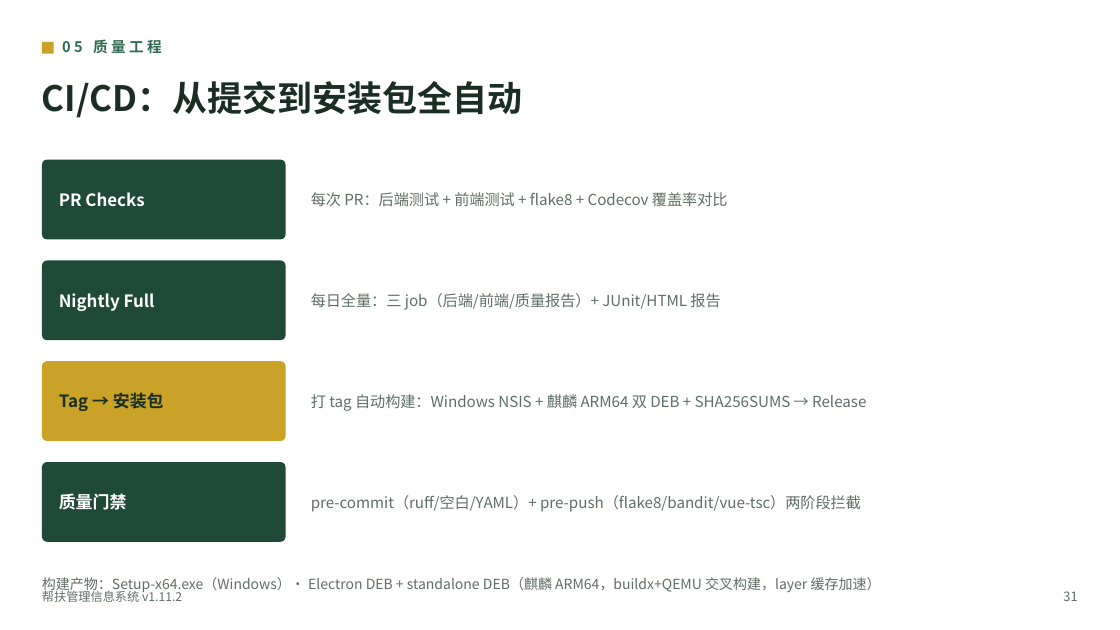
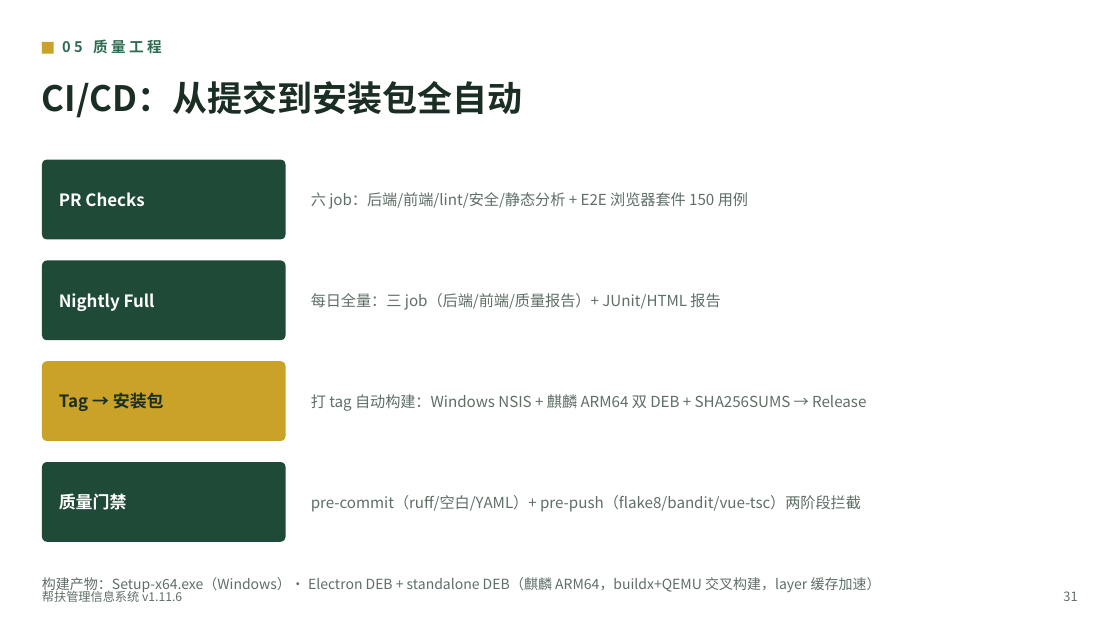
Before and after one commit to lzh745200/MRRS, a slide deck: slide 33 of docs/帮扶管理信息系统介绍.pptx. Drawn at 1120x630 pixels with LibreOffice and Linux fonts; fonts in the diff are those of the drawing. Boxes give left, top, right and bottom in pixels: in the first picture for what was removed or moved away, otherwise in the second. Text is boxed around its words. In the diff, an @@ line names an element or a change of style, - is before the commit and + after.

Commit message:
chore(release): 版本升级 1.11.6 — 深度探测循环(9 轮)收口 + PPT/文档同步
- CHANGELOG 1.11.6 段: 本会话 9 轮真实 HTTP 深探修复的 8 个缺陷
  (通行码改绑/路径双源/模板三形态/奖学金导入/悬挂村庄/并发备份/
  注册竞态/覆盖率墙钟黑洞) + E2E 入 CI 门禁 + 契约核对 0 断裂
- 版本 1.11.6 全 13 位点同步(python+node 双同步器)
- PPT 4 份更新: 版本串 v1.11.6、质量页用例数(10,692 后端/5,691 前端/
  296 前端文件)、测试纪律页补深度探测循环与契约核对条目、CI/CD 页
  补 E2E 六 job 门禁描述

```diff
--- a/docs/帮扶管理信息系统介绍.pptx
+++ b/docs/帮扶管理信息系统介绍.pptx
@@ text at (311,192,748,209): text changed @@
-每次 PR：后端测试 + 前端测试 + flake8 + Codecov 覆盖率对比
+六 job：后端/前端/lint/安全/静态分析 + E2E 浏览器套件 150 用例
@@ text at (42,588,182,602): text changed @@
-帮扶管理信息系统 v1.11.2
+帮扶管理信息系统 v1.11.6
```
Also in this commit, not shown: 31 other slides changed, 17 other files.
